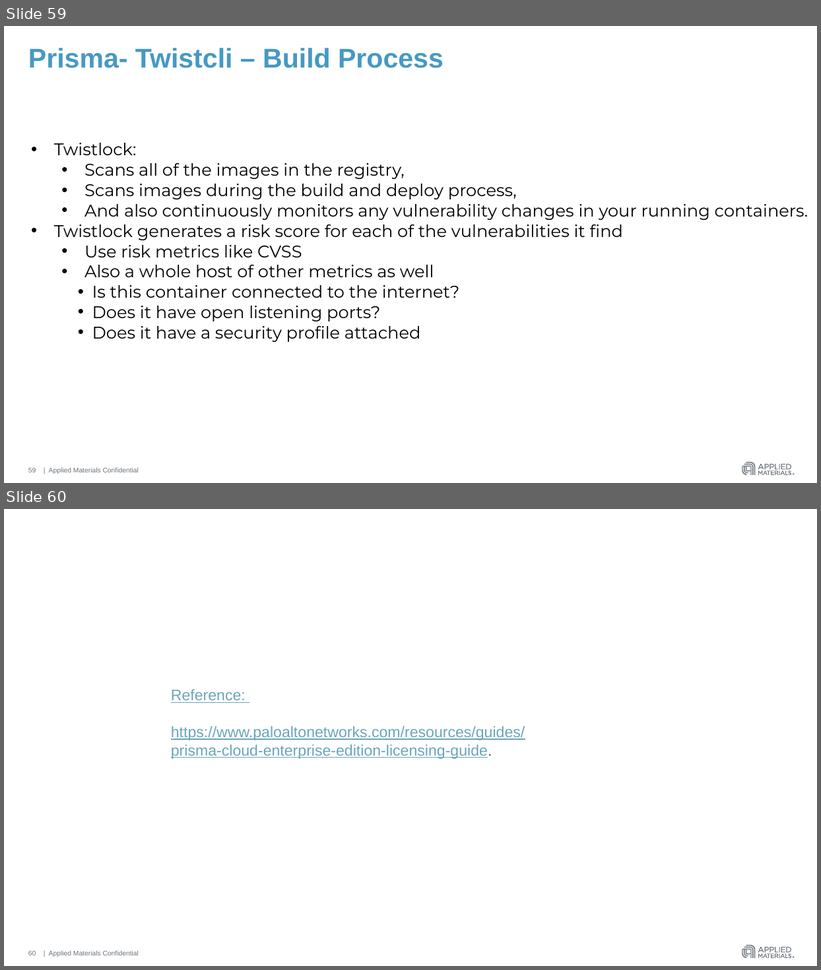
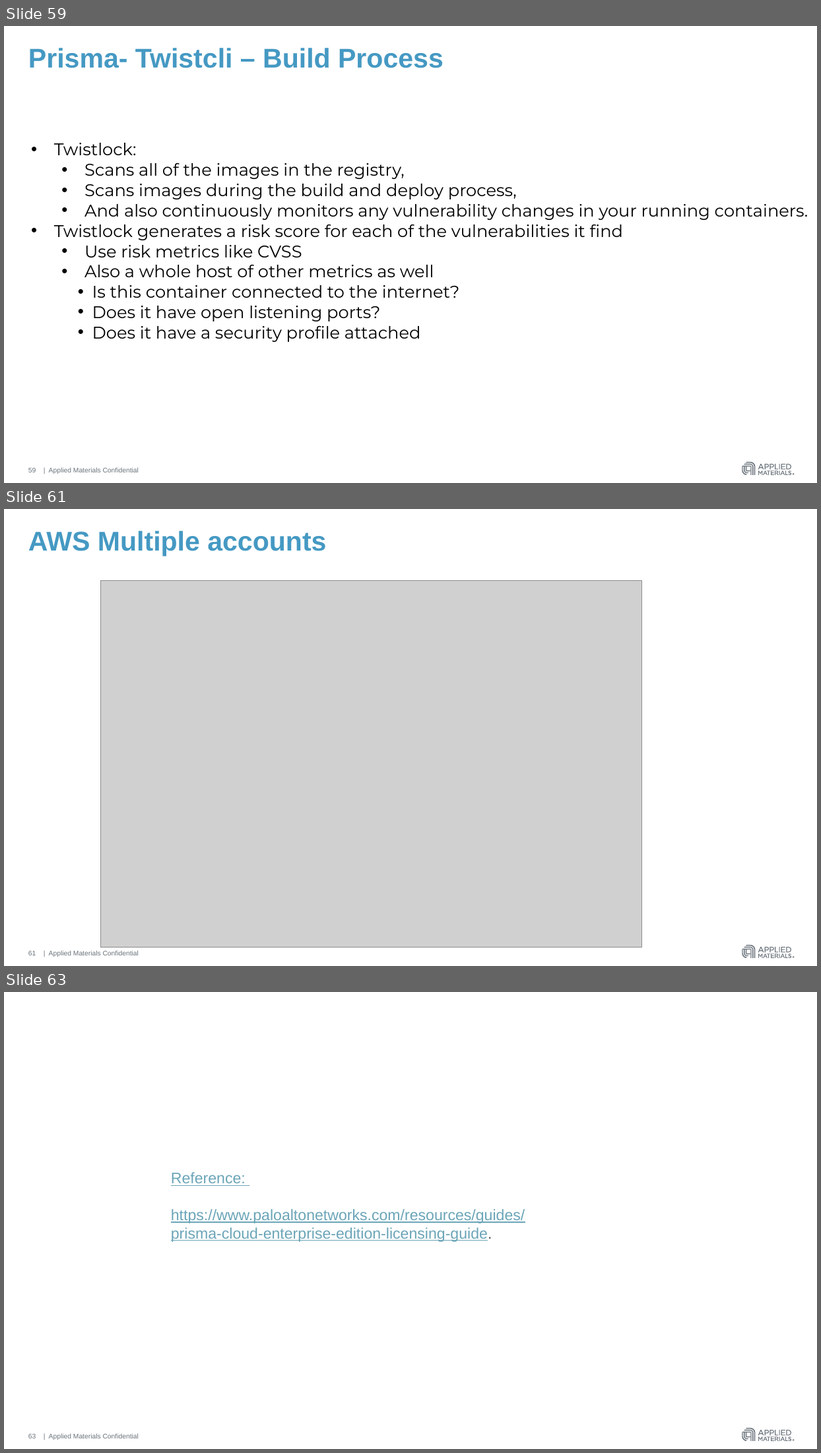
Before and after one commit to hmahajanHM/mytestrepo, a slide deck: AWS Guard Duty & Azure Security Center.pptx. Shown one above the other, each under a label of ours: slides 59 and 60 before the commit, slides 59, 61 and 63 after it; the slides between them are not shown. The pictures are 821x970 and 821x1453 pixels, drawn with LibreOffice and Linux fonts; fonts in the diff are those of the drawing; grey boxes stand for pictures. Boxes give left, top, right and bottom in pixels: in the first picture for what was removed or moved away, otherwise in the second. Text is boxed around its words. In the diff, an @@ line names an element or a change of style, - is before the commit and + after.

```diff
--- a/AWS Guard Duty & Azure Security Center.pptx
+++ b/AWS Guard Duty & Azure Security Center.pptx
@@ slide 61 added at (4,509,817,966), background #FFFFFF; not listed: 4 template elements that a slide beside it also shows @@
@@ title added at (28,531,326,557), 32 pt, text #4599C3, bold @@
+AWS Multiple accounts
@@ picture added at (101,580,642,948) @@
@@ page number added at (28,951,36,956), 8 pt, text #6A737B @@
+61
@@ what was slide 60 is now slide 63 @@
@@ page number at (28,1434,36,1439): text changed @@
-60
+63
```
Also in this commit, not shown: 2 other slides added.
